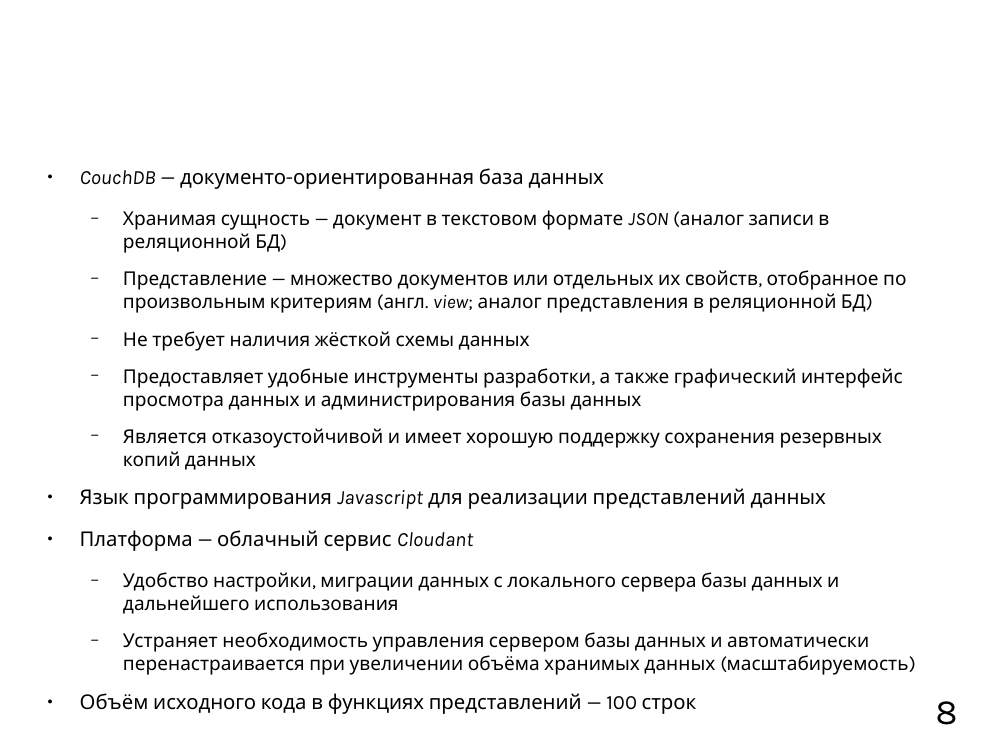
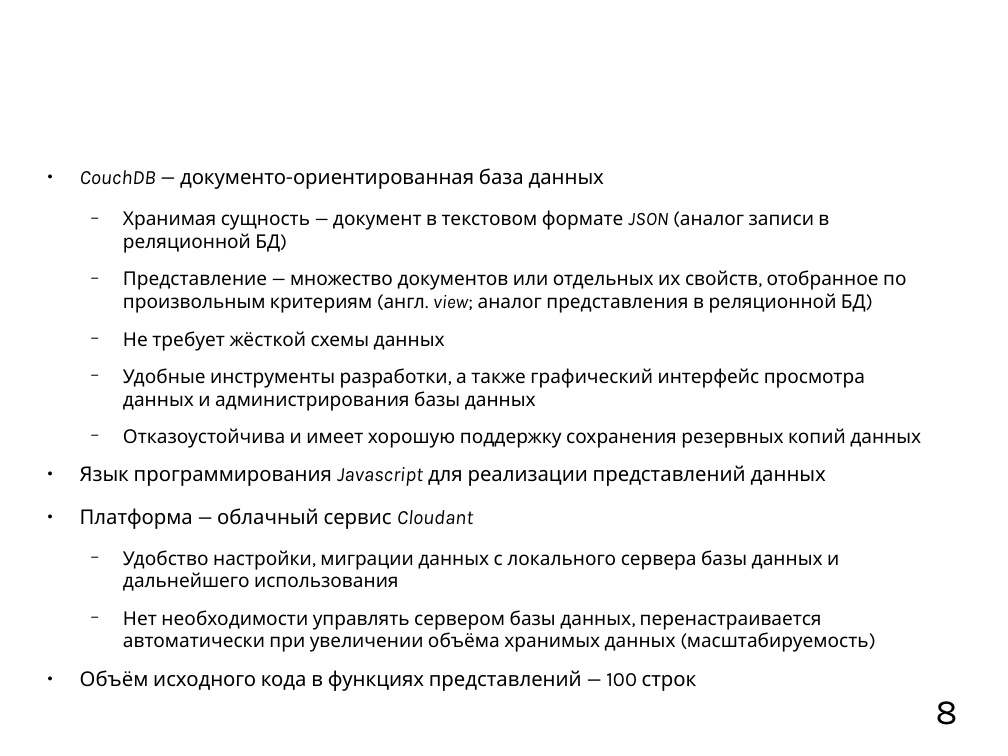
Before and after one commit to mkpankov/adaptor, a slide deck: slide 8 of diploma/defense/brochure.odp. Drawn at 1008x756 pixels with LibreOffice and Linux fonts; fonts in the diff are those of the drawing; background and template pictures are left out. Boxes give left, top, right and bottom in pixels: in the first picture for what was removed or moved away, otherwise in the second. Text is boxed around its words. In the diff, an @@ line names an element or a change of style, - is before the commit and + after.

```diff
--- a/diploma/defense/brochure.odp
+++ b/diploma/defense/brochure.odp
@@ text at [123,331,921,448]: text changed @@
-  − Не требует наличия жёсткой схемы данных
-  − Предоставляет удобные инструменты разработки, а также графический интерфейс просмотра данных и администрирования базы данных
-  − Является отказоустойчивой и имеет хорошую поддержку сохранения резервных копий данных
+  − Не требует жёсткой схемы данных
+  − Удобные инструменты разработки, а также графический интерфейс просмотра данных и администрирования базы данных
+  − Отказоустойчива и имеет хорошую поддержку сохранения резервных копий данных
@@ text at [123,610,869,652]: text changed @@
-  − Устраняет необходимость управления сервером базы данных и автоматически перенастраивается при увеличении объёма хранимых данных (масштабируемость)
+  − Нет необходимости управлять сервером базы данных, перенастраивается автоматически при увеличении объёма хранимых данных (масштабируемость)
```
Also in this commit, not shown: 6 other slides changed.
